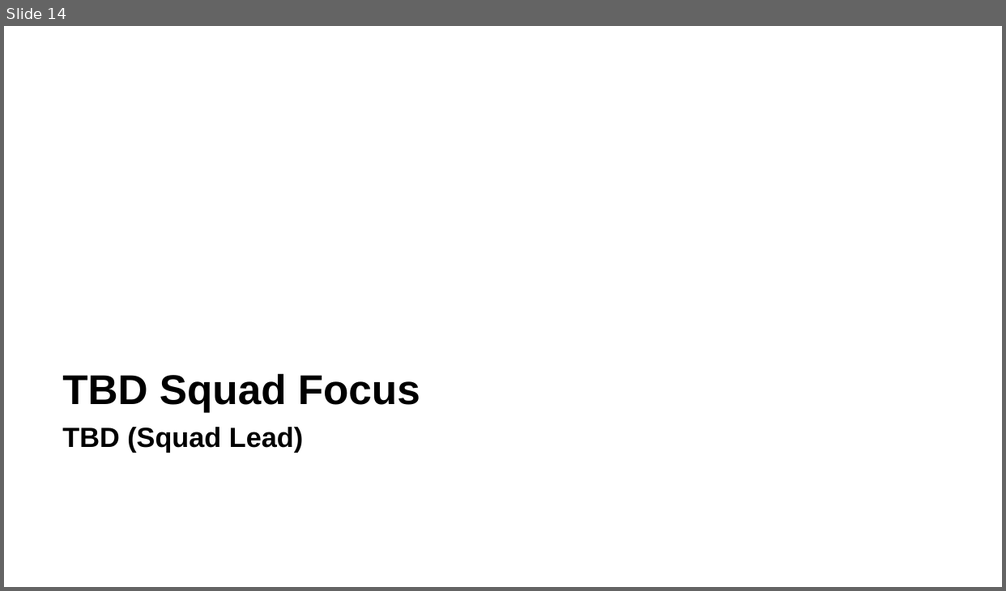
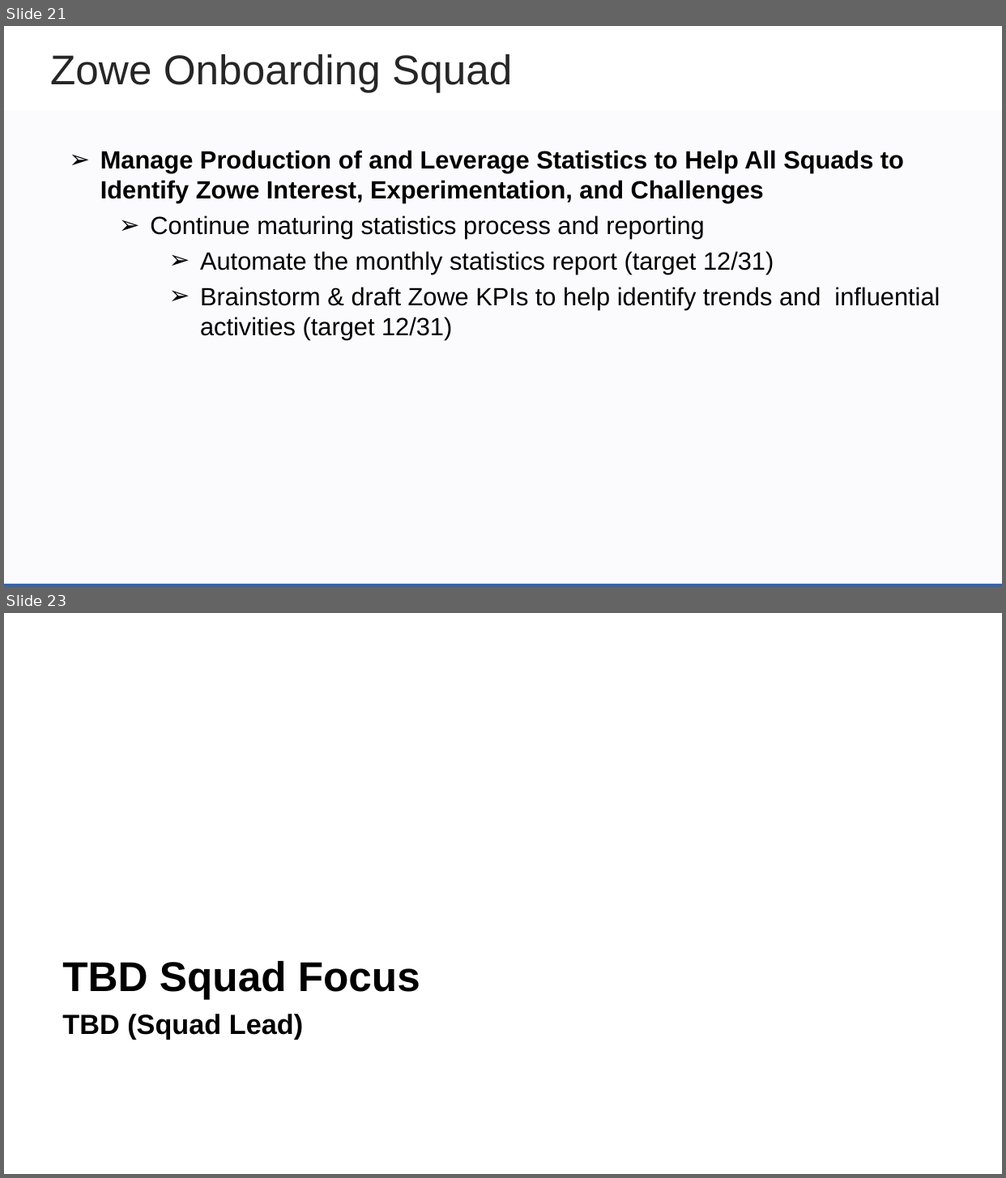
Before and after one commit to zowe/community, a slide deck: Project Management/PI Planning/20PI4 Planning/Zowe Community Squad Focus for 20PI4.pptx. Shown one above the other, each under a label of ours: slide 14 before the commit, slides 21 and 23 after it; the slides between them are not shown. The pictures are 1006x591 and 1006x1178 pixels, drawn with LibreOffice and Linux fonts; fonts in the diff are those of the drawing; background and template pictures are left out. Boxes give left, top, right and bottom in pixels: in the first picture for what was removed or moved away, otherwise in the second. Text is boxed around its words. In the diff, an @@ line names an element or a change of style, - is before the commit and + after.

Commit message:
Add CLI and Onboarding Squad Proposed Objectives

```diff
--- a/Project Management/PI Planning/20PI4 Planning/Zowe Community Squad Focus for 20PI4.pptx
+++ b/Project Management/PI Planning/20PI4 Planning/Zowe Community Squad Focus for 20PI4.pptx
@@ slide 21 added at <box>4,26,1002,587</box>, background #FFFFFF @@
@@ text added at <box>50,54,512,92</box>, 30 pt, text #262626 @@
+Zowe Onboarding Squad
@@ rectangle added at <box>4,109,1002,587</box>, fill #3664AD at 2% opacity @@
@@ text added at <box>100,150,940,339</box>, 18 pt, text #000000 @@
+➢ Manage Production of and Leverage Statistics to Help All Squads to Identify Zowe Interest, Experimentation, and Challenges
+  ➢ Continue maturing statistics process and reporting
+    ➢ Automate the monthly statistics report (target 12/31)
+    ➢ Brainstorm & draft Zowe KPIs to help identify trends and influential activities (target 12/31)
@@ rectangle added at <box>4,584,1002,587</box>, fill #3664AD @@
@@ what was slide 14 is now slide 23 @@
```
Also in this commit, not shown: 11 slides changed, 8 other slides added.
